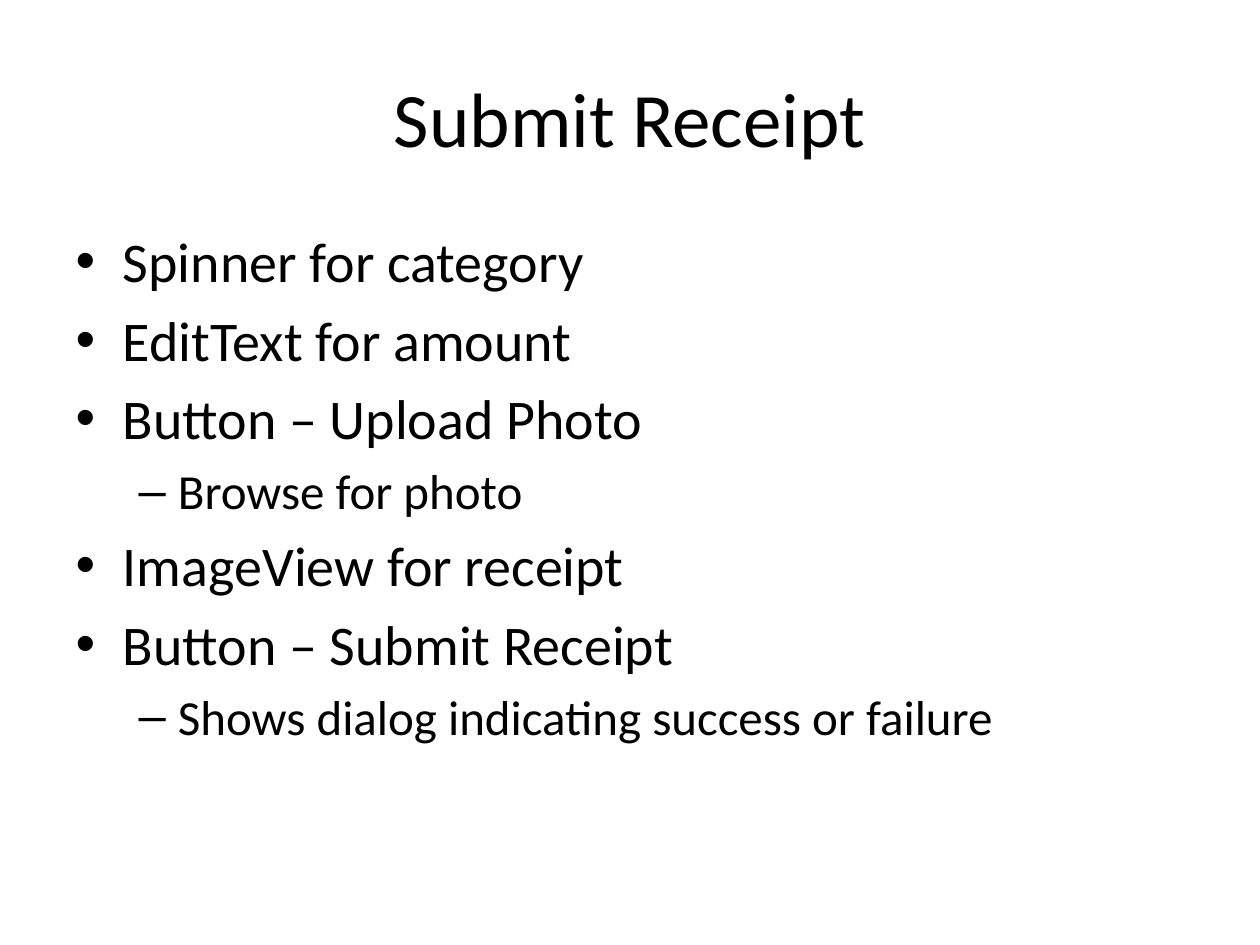
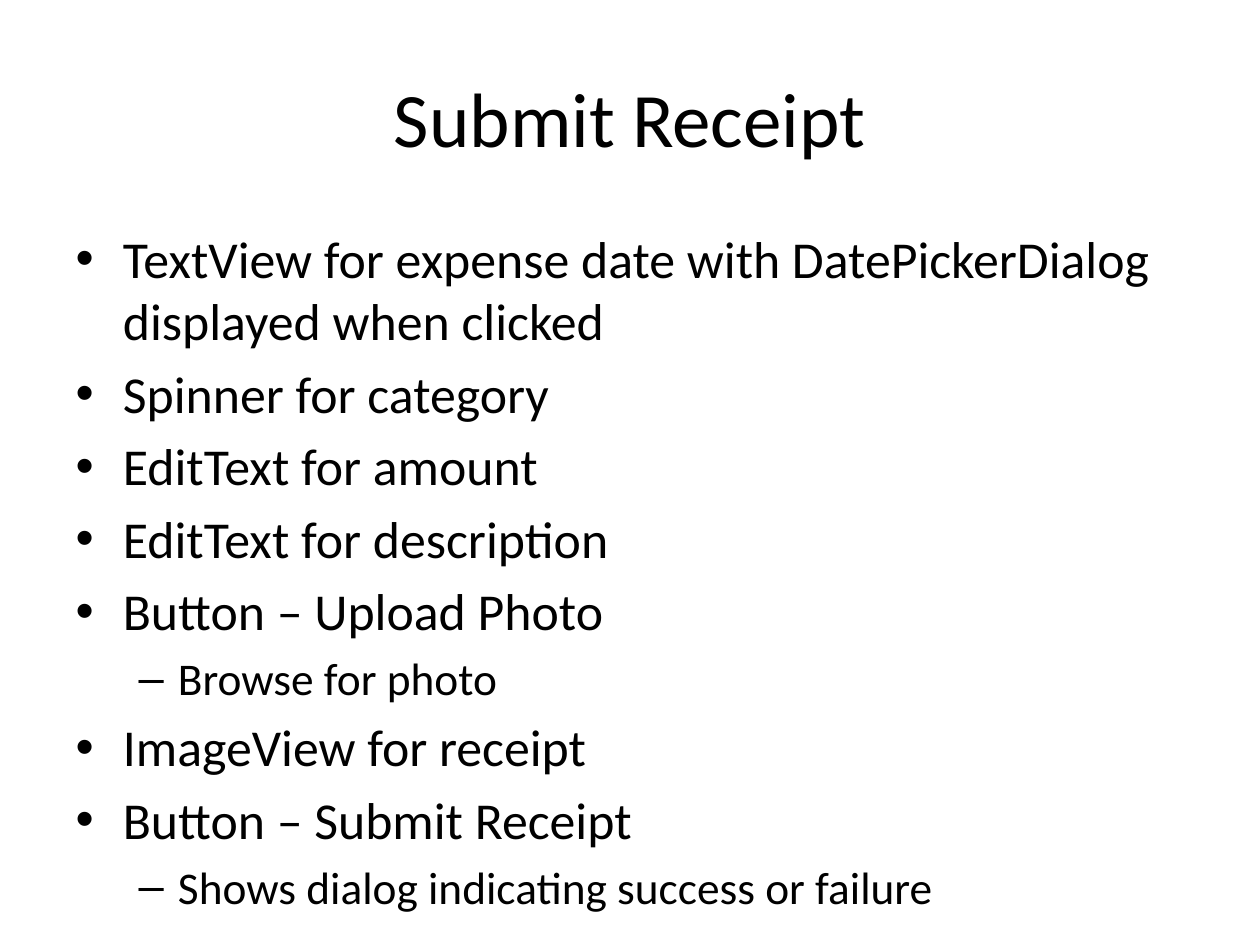
Before and after one commit to KodeFu/cis651project, a slide deck: slide 8 of ProjectLayouts.pptx. Drawn at 1260x945 pixels with LibreOffice and Linux fonts; fonts in the diff are those of the drawing. Boxes give left, top, right and bottom in pixels: in the first picture for what was removed or moved away, otherwise in the second. Text is boxed around its words. In the diff, an @@ line names an element or a change of style, - is before the commit and + after.

Commit message:
Added master/detail for expenses. Added expense date and description for expenses. Added ScrollView for register activity/profile activity/submit receipt activity/detail fragment. Removed unused imports.

```diff
--- a/ProjectLayouts.pptx
+++ b/ProjectLayouts.pptx
@@ text at [123,242,1149,349]: paragraph added @@
+• TextView for expense date with DatePickerDialog displayed when clicked
@@ text at [123,377,932,912]: size 32 to 29.6 pt in "Spinner for category", "EditText for amount", "Button – Upload Photo", "ImageView for receipt" and 1 more places; size 28 to 25.9 pt in "Browse for photo", "Shows dialog indicating success or failure" @@
@@ text at [123,522,608,567]: paragraph added @@
+• EditText for description
```
Also in this commit, not shown: 2 other slides changed, 2 slides removed, 22 other files.
